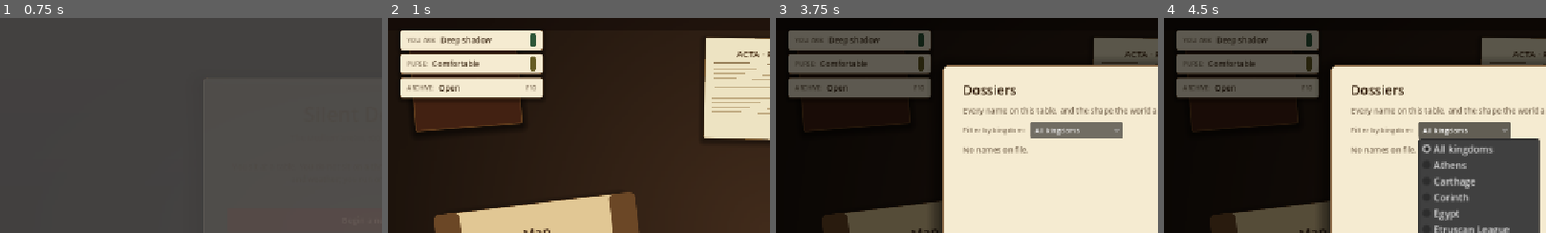
Above: before the commit, frames 1-4 (left to right).
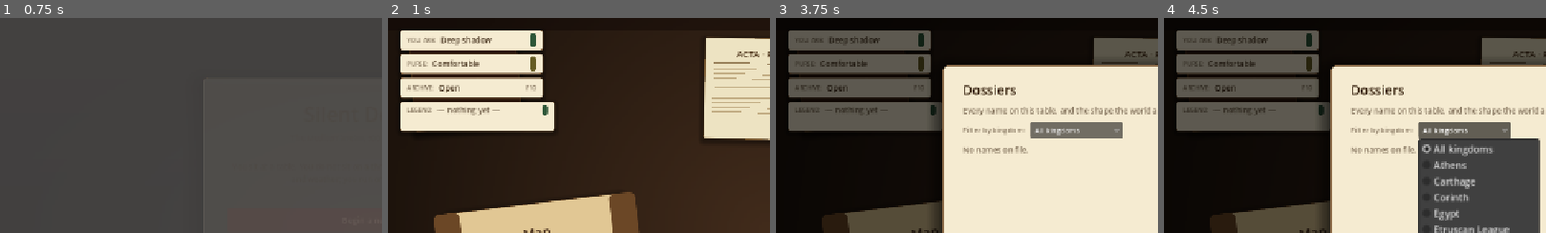
Above: after the commit, the same moments.

Repository: sweetpickle-24/silent-dominion
Game: Godot game, scene res://scenes/title/title.tscn
Two runs of this game, one before a commit and one after it. Both use one fixed random seed, a clock stepped at 60 frames per second and the inputs below.
Inputs (mouse positions are % of the whole screen's width and height, from its top left):
- Up to frame 1 (0.75 s): click "Begin a new season" at 0.5 s
- Up to frame 2 (1 s): no input
- Up to frame 3 (3.75 s): click "❚❚" at 1.25 s; click "I" at 2 s; click "II" at 2.75 s; tap Enter at 3.5 s; move the mouse to (72, 45) at 3.52 s; hold D from 3.53 s (still down); tap 1 at 3.6 s; click (72, 45) at 3.67 s
- Up to frame 4 (4.5 s): tap Space at 3.77 s; release D at 4.25 s; click "All kingdoms" at 4.25 s
The pictures show only the part of the screen within x 0-50%, y 0-50%; the shares and areas given below are measured in that part.

Frame 1 is identical in both runs. In frame 2, 5.5% of the frame differs, in the area x 3-44%, y 39-54%; in frame 3, 5.3%; in frame 4, 5.3%.

Commit message:
feat(ui): legend tag, hunter flag, awareness in coverage band (§10)
Top-left chrome tag carries the era-appropriate epithet plus a pulsing
hunter count when applicable. Dossier view surfaces a hunter warning
above 'what is said of them'. Roster coverage band tags regions at
institutional+ awareness so loud territory is legible at a glance.

Diff:
--- a/scenes/table/table.gd
+++ b/scenes/table/table.gd
@@ -24,6 +24,7 @@
 const RosterViewScript: Script          = preload("res://scripts/roster_view.gd")
 const VaultViewScript: Script           = preload("res://scripts/vault_view.gd")
 const LibraryViewScript: Script         = preload("res://scripts/library_view.gd")
+const LegendIndicatorScript: Script     = preload("res://scripts/legend_indicator.gd")
 
 # --- Node references ----------------------------------------------------------
 
@@ -98,6 +99,7 @@
 	_install_exposure_indicator()
 	_install_purse_indicator()
 	_install_archive_indicator()
+	_install_legend_indicator()
 	_install_public_news_badge()
 	_install_object_unread_dots()
 	_install_inbox_kind_strip()
@@ -260,6 +262,22 @@
 	ind.mouse_filter = Control.MOUSE_FILTER_PASS
 	add_child(ind)
 	ind.pressed.connect(_open_slots_view)
+
+
+func _install_legend_indicator() -> void:
+	var ind: Control = Control.new()
+	ind.set_script(LegendIndicatorScript)
+	ind.name = "LegendIndicator"
+	ind.anchor_left = 0.0
+	ind.anchor_right = 0.0
+	ind.anchor_top = 0.0
+	ind.anchor_bottom = 0.0
+	ind.offset_left = 20.0
+	ind.offset_top = 140.0
+	ind.offset_right = 280.0
+	ind.offset_bottom = 190.0
+	ind.mouse_filter = Control.MOUSE_FILTER_PASS
+	add_child(ind)
 
 
 func _unhandled_input(event: InputEvent) -> void:
--- a/scripts/dossier_view.gd
+++ b/scripts/dossier_view.gd
@@ -493,6 +493,19 @@
 			freshness_line.add_theme_color_override("font_color", color)
 			_body_vbox.add_child(freshness_line)
 
+	# Hunter warning (§10.5). If this actor is actively hunting the
+	# shadow figure, we flag it prominently. This reads above the
+	# normal "what is said of them" list because the dossier itself
+	# is now a dangerous object — if they ever got this file, they
+	# would have us.
+	if Shadow.is_hunter(String(actor.id)):
+		var hunter_line: Label = _make_body_line(
+			"This name is on our own hunter list. They are building a file on "
+			+ "the shadow figure and have stopped asking the ordinary questions."
+		)
+		hunter_line.add_theme_color_override("font_color", Color(0.62, 0.18, 0.12, 1.0))
+		_body_vbox.add_child(hunter_line)
+
 	_body_vbox.add_child(_make_divider())
 
 	_body_vbox.add_child(_make_section_heading("WHAT IS SAID OF THEM"))
--- /dev/null
+++ b/scripts/legend_indicator.gd
@@ -0,0 +1,184 @@
+extends Control
+## Top-left chrome tag for the shadow figure's legend per §10.
+##
+## Shows the era-appropriate epithet (hidden until the legend has
+## accumulated enough to be named) and, when applicable, a small
+## "N hunter on your trail" secondary line that pulses the moment a
+## new hunter emerges. Hover tooltip surfaces the numeric legend and
+## per-kingdom awareness summary; deliberately tucked away so the
+## table chrome stays quiet until the legend is loud.
+
+const PAD: float = 10.0
+
+const COLOR_PARCHMENT: Color = Color(0.96, 0.92, 0.82, 1.0)
+const COLOR_PARCHMENT_EDGE: Color = Color(0.55, 0.42, 0.28, 0.7)
+const COLOR_INK: Color = Color(0.22, 0.14, 0.06, 1.0)
+const COLOR_INK_MUTED: Color = Color(0.22, 0.14, 0.06, 0.65)
+const COLOR_HUNTER: Color = Color(0.62, 0.18, 0.12, 1.0)
+
+# Dot color ramps with legend tier (0..100).
+const COLOR_DOT_NONE: Color = Color(0.18, 0.34, 0.22, 1.0)
+const COLOR_DOT_LOW:  Color = Color(0.40, 0.36, 0.14, 1.0)
+const COLOR_DOT_MID:  Color = Color(0.62, 0.45, 0.10, 1.0)
+const COLOR_DOT_HIGH: Color = Color(0.72, 0.28, 0.12, 1.0)
+const COLOR_DOT_MAX:  Color = Color(0.55, 0.08, 0.08, 1.0)
+
+var _panel: PanelContainer
+var _epithet_label: Label
+var _hunter_label: Label
+var _dot: Panel
+
+
+func _ready() -> void:
+	custom_minimum_size = Vector2(260, 34)
+	mouse_filter = MOUSE_FILTER_PASS
+	_build()
+	_refresh()
+	Shadow.legend_changed.connect(_on_legend_changed)
+	Shadow.hunter_emerged.connect(_on_hunter_emerged)
+	Shadow.hunter_resolved.connect(_on_hunter_resolved)
+	Shadow.awareness_changed.connect(_on_awareness_changed)
+
+
+func _build() -> void:
+	_panel = PanelContainer.new()
+	_panel.anchor_right = 1.0
+	_panel.anchor_bottom = 1.0
+	_panel.mouse_filter = MOUSE_FILTER_STOP
+	var sb: StyleBoxFlat = StyleBoxFlat.new()
+	sb.bg_color = COLOR_PARCHMENT
+	sb.border_color = COLOR_PARCHMENT_EDGE
+	sb.border_width_left = 1
+	sb.border_width_right = 1
+	sb.border_width_top = 1
+	sb.border_width_bottom = 1
+	sb.corner_radius_top_left = 4
+	sb.corner_radius_top_right = 4
+	sb.corner_radius_bottom_left = 4
+	sb.corner_radius_bottom_right = 4
+	sb.shadow_color = Color(0, 0, 0, 0.35)
+	sb.shadow_size = 8
+	sb.shadow_offset = Vector2(0, 3)
+	sb.content_margin_left = 12
+	sb.content_margin_right = 12
+	sb.content_margin_top = 5
+	sb.content_margin_bottom = 5
+	_panel.add_theme_stylebox_override("panel", sb)
+	add_child(_panel)
+
+	var vbox: VBoxContainer = VBoxContainer.new()
+	vbox.add_theme_constant_override("separation", 0)
+	vbox.mouse_filter = MOUSE_FILTER_IGNORE
+	_panel.add_child(vbox)
+
+	var row: HBoxContainer = HBoxContainer.new()
+	row.add_theme_constant_override("separation", 8)
+	row.mouse_filter = MOUSE_FILTER_IGNORE
+	vbox.add_child(row)
+
+	var prefix: Label = Label.new()
+	prefix.text = "LEGEND:"
+	prefix.add_theme_color_override("font_color", COLOR_INK_MUTED)
+	prefix.add_theme_font_size_override("font_size", 10)
+	row.add_child(prefix)
+
+	_epithet_label = Label.new()
+	_epithet_label.add_theme_color_override("font_color", COLOR_INK)
+	_epithet_label.add_theme_font_size_override("font_size", 13)
+	_epithet_label.size_flags_horizontal = Control.SIZE_EXPAND_FILL
+	row.add_child(_epithet_label)
+
+	_dot = Panel.new()
+	_dot.custom_minimum_size = Vector2(10, 10)
+	row.add_child(_dot)
+
+	_hunter_label = Label.new()
+	_hunter_label.add_theme_color_override("font_color", COLOR_HUNTER)
+	_hunter_label.add_theme_font_size_override("font_size", 10)
+	_hunter_label.visible = false
+	vbox.add_child(_hunter_label)
+
+
+func _refresh() -> void:
+	var epithet: String = Shadow.epithet()
+	if epithet.is_empty():
+		_epithet_label.text = "— nothing yet —"
+		_epithet_label.add_theme_color_override("font_color", COLOR_INK_MUTED)
+	else:
+		_epithet_label.text = epithet
+		_epithet_label.add_theme_color_override("font_color", COLOR_INK)
+
+	_refresh_dot()
+	_refresh_hunter_line()
+	_refresh_tooltip()
+
+
+func _refresh_dot() -> void:
+	var sb: StyleBoxFlat = StyleBoxFlat.new()
+	var lg: int = Shadow.legend
+	if lg < 15:
+		sb.bg_color = COLOR_DOT_NONE
+	elif lg < 35:
+		sb.bg_color = COLOR_DOT_LOW
+	elif lg < 60:
+		sb.bg_color = COLOR_DOT_MID
+	elif lg < 85:
+		sb.bg_color = COLOR_DOT_HIGH
+	else:
+		sb.bg_color = COLOR_DOT_MAX
+	sb.corner_radius_top_left = 8
+	sb.corner_radius_top_right = 8
+	sb.corner_radius_bottom_left = 8
+	sb.corner_radius_bottom_right = 8
+	_dot.add_theme_stylebox_override("panel", sb)
+
+
+func _refresh_hunter_line() -> void:
+	var n: int = Shadow.hunters.size()
+	if n <= 0:
+		_hunter_label.visible = false
+		return
+	_hunter_label.visible = true
+	_hunter_label.text = ("%d hunter on your trail" % n) if n == 1 \
+		else ("%d hunters on your trail" % n)
+
+
+func _refresh_tooltip() -> void:
+	var lg: int = Shadow.legend
+	var parts: Array[String] = []
+	parts.append("Legend: %d / 100" % lg)
+	var named: int = 0
+	for kid in Shadow.awareness_heat.keys():
+		var tier: int = Shadow.awareness_tier_in(String(kid))
+		if tier <= 0:
+			continue
+		named += 1
+	if named > 0:
+		parts.append("%d region%s with active awareness" % [named, "" if named == 1 else "s"])
+	if Shadow.hunters.size() > 0:
+		parts.append("Hunters do not sleep while this tag is up.")
+	_panel.tooltip_text = "\n".join(parts)
+
+
+# --- Signals ---------------------------------------------------------------
+
+func _on_legend_changed(_v: int) -> void:
+	_refresh()
+
+
+func _on_awareness_changed(_kid: String, _tier: int) -> void:
+	_refresh_tooltip()
+
+
+func _on_hunter_emerged(_h: Dictionary) -> void:
+	_refresh_hunter_line()
+	_refresh_tooltip()
+	var tw: Tween = create_tween().set_parallel(true)
+	tw.tween_property(_panel, "scale", Vector2(1.08, 1.08), 0.10)
+	tw.chain().tween_property(_panel, "scale", Vector2.ONE, 0.22) \
+		.set_trans(Tween.TRANS_CUBIC).set_ease(Tween.EASE_OUT)
+
+
+func _on_hunter_resolved(_id: String) -> void:
+	_refresh_hunter_line()
+	_refresh_tooltip()
--- a/scripts/roster_view.gd
+++ b/scripts/roster_view.gd
@@ -269,6 +269,18 @@
 	phrase_label.add_theme_font_size_override("font_size", 11)
 	row.add_child(phrase_label)
 
+	# Shadow awareness suffix: only surfaces at institutional+. Reads
+	# as a muted red tag so it doesn't compete with the fog-state
+	# phrase but still flags "this region is getting loud".
+	var aw_tier: int = Shadow.awareness_tier_in(kingdom_id)
+	if aw_tier >= Shadow.TIER_INSTITUTIONAL:
+		var aw_label: Label = Label.new()
+		aw_label.text = "— drawing eyes" if aw_tier == Shadow.TIER_INSTITUTIONAL \
+			else "— they speak of you here"
+		aw_label.add_theme_color_override("font_color", Color(0.62, 0.18, 0.12, 1.0))
+		aw_label.add_theme_font_size_override("font_size", 11)
+		row.add_child(aw_label)
+
 	return row
 
 
Not shown, added: scripts/legend_indicator.gd.uid
